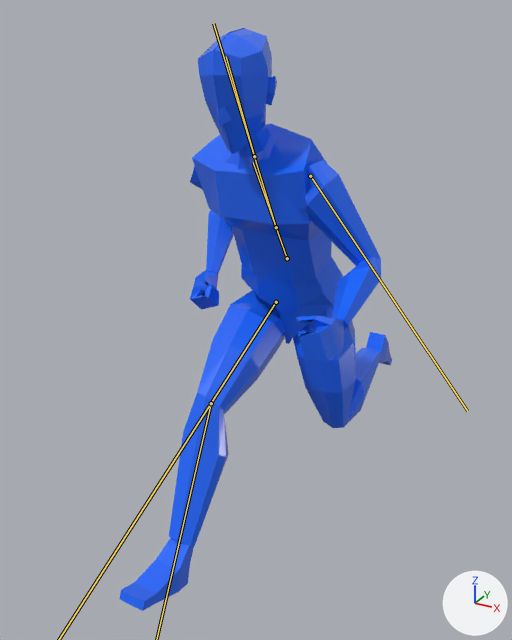
A saved change to the glTF model assets/models/Animations.glb.
One viewpoint serves both versions: a camera (50 mm lens) standing at (0.93, -1.932, 1.954) and looking at (-0.08, -0.095, 1.036). Lighting does not change. The marker at lower right points along +X, +Y and +Z. Both versions are drawn at frame 1 of the action 'Run'; the numbers are the values there. The bones that change are drawn over the model as lines.

Names of what the first picture shows: 'PS1'.
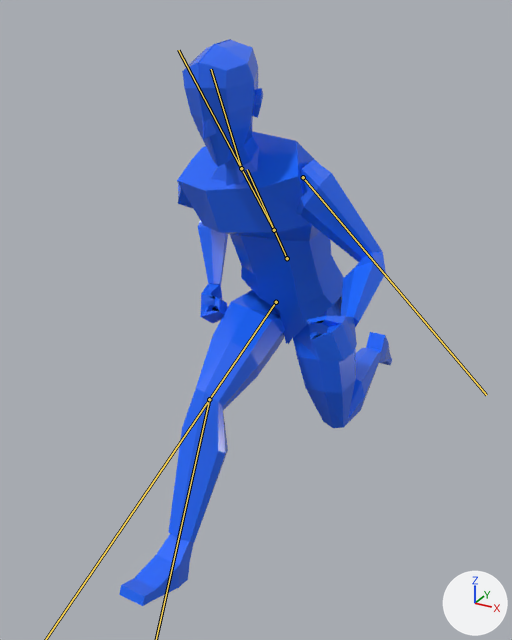
Edits to the bpy script that builds the scene:
```text
Change bone_def_spine:
    where bone_def_spine = bpy.data.objects['Armature_PS1'].pose.bones['DEF_SPINE']  # child of 'ROOT'
    bone_def_spine.rotation_quaternion: (-0.983, 0.176, 0.043, 0.015) -> (-0.976, 0.214, 0.001, 0.029)  # degrees (-20, -5, -1) -> degrees (-25, -1, -3)
Change bone_def_chest:
    where bone_def_chest = bpy.data.objects['Armature_PS1'].pose.bones['DEF_CHEST']  # child of 'DEF_SPINE'
    bone_def_chest.rotation_quaternion: (0.982, -0.183, -0.039, -0.035) -> (0.972, -0.227, -0.001, -0.057)  # degrees (-21, -5, -3) -> degrees (-26, -2, -6)
Change bone_def_neck:
    where bone_def_neck = bpy.data.objects['Armature_PS1'].pose.bones['DEF_NECK']  # child of 'DEF_CHEST'
    bone_def_neck.rotation_quaternion: (0.984, 0.134, 0.078, 0.084) -> (0.972, 0.217, -0.012, 0.09)  # degrees (16, 7, 11) -> degrees (25, -4, 10)
Change bone_def_arm_l:
    where bone_def_arm_l = bpy.data.objects['Armature_PS1'].pose.bones['DEF_ARM.L']  # child of 'DEF_SHOULDER.L'
    bone_def_arm_l.rotation_quaternion: (0.962, 0.179, -0.07, 0.191) -> (0.948, 0.159, -0.085, 0.262)  # degrees (19, -12, 21) -> degrees (15, -14, 29)
Change bone_def_leg_r:
    where bone_def_leg_r = bpy.data.objects['Armature_PS1'].pose.bones['DEF_LEG.R']  # child of 'ROOT'
    bone_def_leg_r.rotation_quaternion: (0.814, -0.034, 0.036, 0.579) -> (0.799, -0.034, 0.038, 0.599)  # degrees (-1, 6, 71) -> degrees (-1, 6, 74)
Change bone_def_shin_r:
    where bone_def_shin_r = bpy.data.objects['Armature_PS1'].pose.bones['DEF_SHIN.R']  # child of 'DEF_LEG.R'
    bone_def_shin_r.rotation_quaternion: (0.957, -0.003, 0.003, -0.291) -> (0.946, -0.004, 0.003, -0.323)  # degrees (0, 0, -34) -> degrees (-1, 0, -38)
```

Where the change shows, as pixel boxes [x1, y1, x2, y2] in the pictures (512 x 640 px):
'PS1', posed
    before: [120, 28, 392, 611]
    after: [119, 39, 392, 606]
bone 'DEF_SPINE', root to tip
    before: (287, 258) to (253, 162)
    after: (287, 258) to (247, 169)
bone 'DEF_CHEST', root to tip
    before: (276, 227) to (213, 23)
    after: (274, 230) to (178, 50)
bone 'DEF_NECK', root to tip
    before: (254, 156) to (226, 56)
    after: (241, 168) to (211, 69)
bone 'DEF_ARM.L', root to tip
    before: (310, 176) to (467, 411)
    after: (303, 177) to (486, 395)
